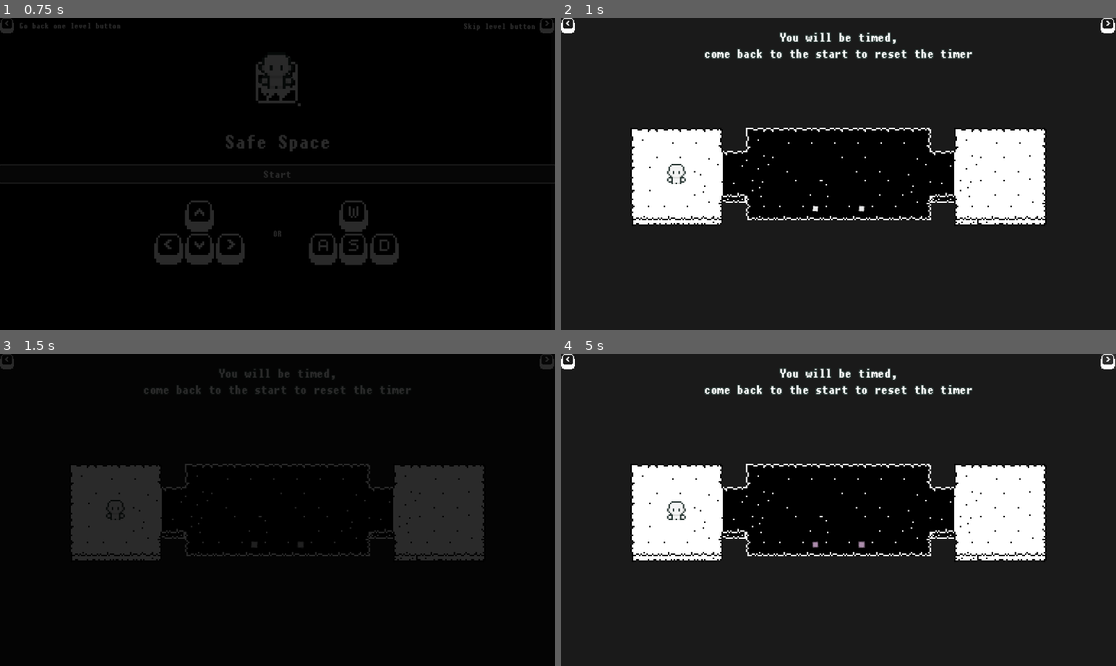
Above: before the commit, frames 1-4 (two rows, left to right).
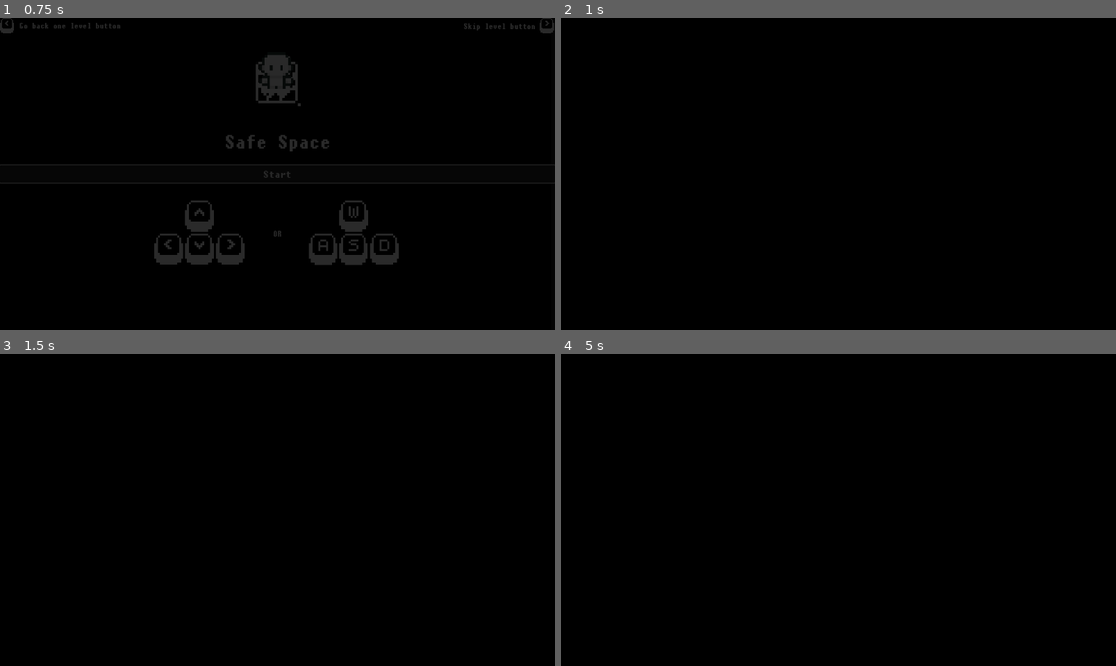
Above: after the commit, the same moments.

Repository: Janfra/Brackeys_Gamejam_2024
Game: Godot game, scene res://Levels/main_menu.tscn
Same seed, same stepped clock (60 frames per second), same inputs: the game is played once before the commit and once after it.
Inputs (mouse positions are in pixels of both pictures, inside the frame that each line leads up to):
- Up to frame 1 (0.75 s): click "Start" at 0.5 s
- Up to frame 2 (1 s): no input
- Up to frame 3 (1.5 s): click (549, 360) at 1.25 s
- Up to frame 4 (5 s): click (1110, 360) at 2 s; click (1110, 360) at 2.75 s; click (1110, 360) at 3.5 s; click (1110, 360) at 4.25 s

Frame 1 is identical in both runs. In frame 2, 89% of the frame differs, in the area x 0-100%, y 0-100%; in frame 3, 11%; in frame 4, 89%.

Commit message:
Refactoring transition
# Description
Refactored the code for level transitioning to reduce code duplication.

Diff:
--- a/Scripts/GameManager.gd
+++ b/Scripts/GameManager.gd
@@ -79,69 +79,72 @@
 
 
 func _load_level_from_path(level_path : String) -> void:
-	if _is_transitioning:
-		printerr("Already transitioning")
+	if _get_is_transitioning_with_warning():
 		return
 
 	if not level_path or not level_path.is_absolute_path():
 		printerr("Attempting to load invalid level")
 		return
 
-	var nodeTree:SceneTree = get_tree()
-	if !_transition:
-		if !_create_transition():
-			return
+	if not _try_get_transition():
+		return
 
 	# Start transitioning and wait for animation to end
-	_is_transitioning = true
-	_transition.play(TRANSITION_ANIMATION)
+	_start_transition()
 	await _transition.animation_finished
 
 	# Start changing scene
+	var nodeTree:SceneTree = get_tree()
 	nodeTree.change_scene_to_file(level_path)
 
 	# Double checking that we didnt lose the transition when changing scene
-	if not _transition:
-		printerr("Transition no longer valid")
-		_is_transitioning = false
+	if _verify_transition_is_valid():
 		return
 
-	_transition.play_backwards(TRANSITION_ANIMATION)
-	_is_transitioning = false
+	_reverse_transition()
 	print("Transitioned to new level")
 
 
 func _load_level(level : PackedScene) -> void:
-	if _is_transitioning:
-		printerr("Already transitioning")
+	if _get_is_transitioning_with_warning():
 		return
 
 	if not level or not level.can_instantiate():
 		printerr("Attempting to load invalid level")
 		return
 
-	var nodeTree:SceneTree = get_tree()
-	if not _transition:
-		if !_create_transition():
-			return
+	if not _try_get_transition():
+		return
 
 	# Start transitioning and wait for animation to end
-	_is_transitioning = true
-	_transition.play(TRANSITION_ANIMATION)
+	_start_transition()
 	await _transition.animation_finished
 
 	# Start changing scene
+	var nodeTree:SceneTree = get_tree()
 	nodeTree.change_scene_to_packed(level)
 
 	# Double checking that we didnt lose the transition when changing scene
-	if not _transition:
-		printerr("Transition no longer valid")
-		_is_transitioning = false
+	if _verify_transition_is_valid():
 		return
 
-	_transition.play_backwards(TRANSITION_ANIMATION)
-	_is_transitioning = false
+	_reverse_transition()
 	print("Transitioned to new level")
+
+
+func _get_is_transitioning_with_warning() -> bool:
+	if _is_transitioning:
+		printerr("Already transitioning")
+
+	return _is_transitioning
+
+
+# Verify that transition has been created and referenced
+func _try_get_transition() -> bool:
+	if not _transition:
+		if !_create_transition():
+			return false
+	return true
 
 
 ## Setups reference to scene transition
@@ -170,3 +173,20 @@
 
 	print("Generated transition scene")
 	return true
+
+
+func _start_transition() -> void:
+	_is_transitioning = true
+	_transition.play(TRANSITION_ANIMATION)
+
+
+func _verify_transition_is_valid() -> bool:
+	if not _transition:
+		printerr("Transition no longer valid")
+		_is_transitioning = false
+		return false
+	return true
+
+func _reverse_transition() -> void:
+	_transition.play_backwards(TRANSITION_ANIMATION)
+	_is_transitioning = false
